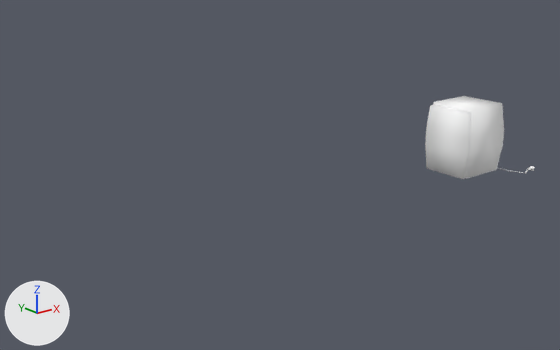
The Blender file polimi.vpd.eidolon/Assets/Daniele/modelli/animated-objects/fridge.blend, before and after one commit.
Rendered twice from a camera (50 mm lens) standing at (-0.3, -7.66, 4.35) and looking at (7.38, 1.95, 0.51). Every picture has the same lights, and +X, +Y and +Z are marked at lower left. Both versions are drawn at frame 82 of the action 'fridge-door-action'; the numbers are the values there.

The first picture shows 'fridge', 'fridge-door'.
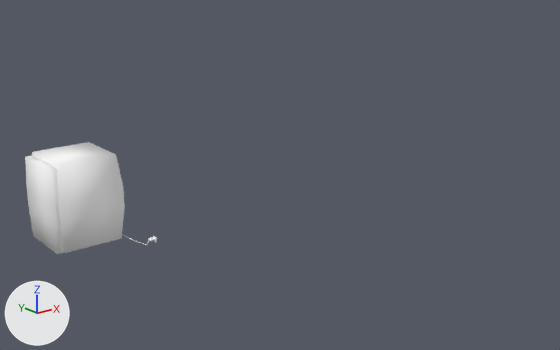
Changed parts and their boxes [x1, y1, x2, y2] in the pictures (560 x 350 px):
'fridge', moved
    before: [433, 96, 534, 179]
    after: [32, 142, 157, 253]
'fridge-door', moved
    before: [425, 105, 471, 179]
    after: [25, 155, 65, 254]

Diff of the bpy script that builds the scene:
```diff
--- a/polimi.vpd.eidolon/Assets/Daniele/modelli/animated-objects/fridge.blend.py
+++ b/polimi.vpd.eidolon/Assets/Daniele/modelli/animated-objects/fridge.blend.py
@@ ob_fridge @@
 ob_fridge = bpy.data.objects.new('fridge', me_cube_042)
-ob_fridge.location = (11.38, 1.31, 0.65)
+ob_fridge.location = (4.13, 2.65, 0.65)
 ob_fridge.scale = (0.444, 0.444, 0.648)
@@ ob_fridge_door @@
 ob_fridge_door = bpy.data.objects.new('fridge-door', me_cube_043)
-ob_fridge_door.location = (10.95, 1.75, 0.63)
+ob_fridge_door.location = (3.7, 3.08, 0.63)
 ob_fridge_door.scale = (0.417, 0.417, 0.59)
```
